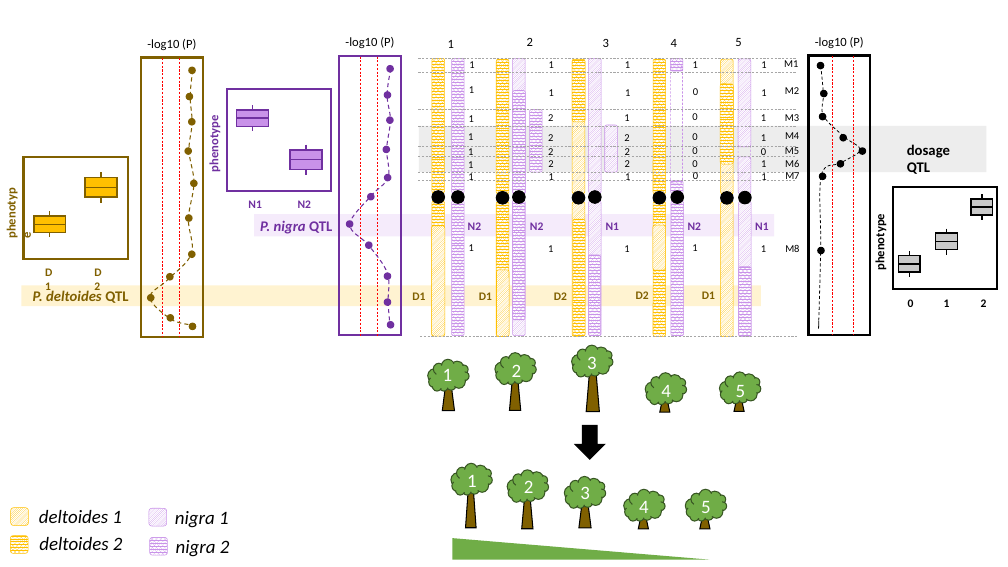
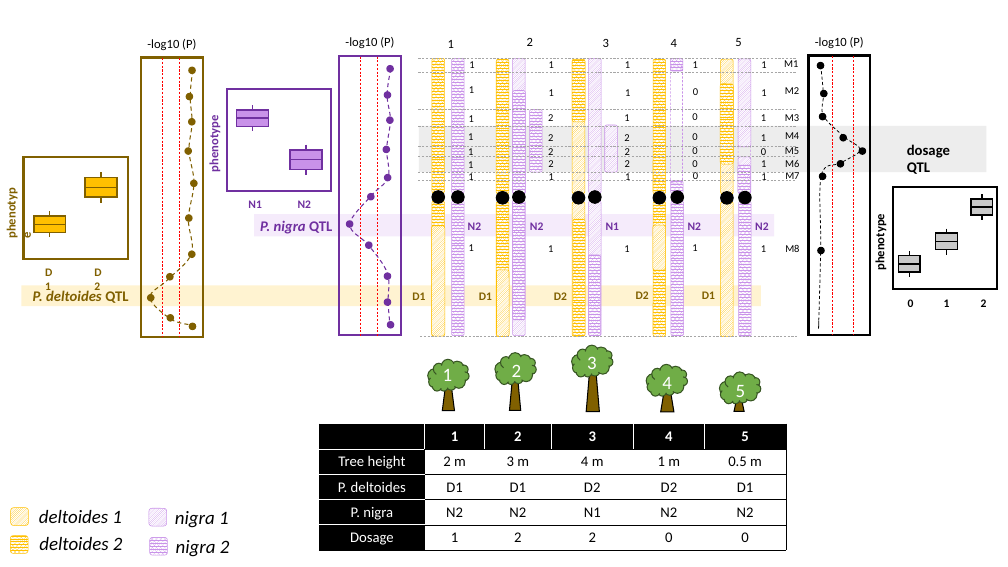
Before and after one commit to guoweier/QTL_manuscript, a slide deck: slide 7 of figures/Figures_SNPselect_phasing_20230210.pptx. Drawn at 1008x567 pixels with LibreOffice and Linux fonts; fonts in the diff are those of the drawing. Boxes give left, top, right and bottom in pixels: in the first picture for what was removed or moved away, otherwise in the second. Text is boxed around its words. In the diff, an @@ line names an element or a change of style, - is before the commit and + after.

```diff
--- a/figures/Figures_SNPselect_phasing_20230210.pptx
+++ b/figures/Figures_SNPselect_phasing_20230210.pptx
@@ rounded rectangle added at (738,165,751,194), fill pattern #C992E9 on #FFFFFF, outline #C992E9 0.5 pt @@
@@ rounded rectangle removed at (739,267,752,337) @@
@@ cloud: place and size @@
-cloud at (645,373,687,405)
+cloud at (647,364,688,396)
@@ text "4": place and size @@
-text "4" at (661,385,671,403)
+text "4" at (662,377,672,395)
@@ trapezoid: place and size @@
-trapezoid at (660,400,670,412)
+trapezoid at (661,392,674,411)
@@ table added at (319,424,786,551), 5 rows, 6 columns @@
+ | 1 | 2 | 3 | 4 | 5
+Tree height | 2 m | 3 m | 4 m | 1 m | 0.5 m
+P. deltoides | D1 | D1 | D2 | D2 | D1
+P. nigra | N2 | N2 | N1 | N2 | N2
+Dosage | 1 | 2 | 2 | 0 | 0
@@ right arrow removed at (575,425,605,459) @@
@@ group removed at (451,464,727,560): 5 trapezoids, 5 clouds, 5 texts, 1 right triangle @@
-1
-2
-3
-4
-5
```
Also in this commit, not shown: 1 other slide changed, 1 slide added, 18 other files.
